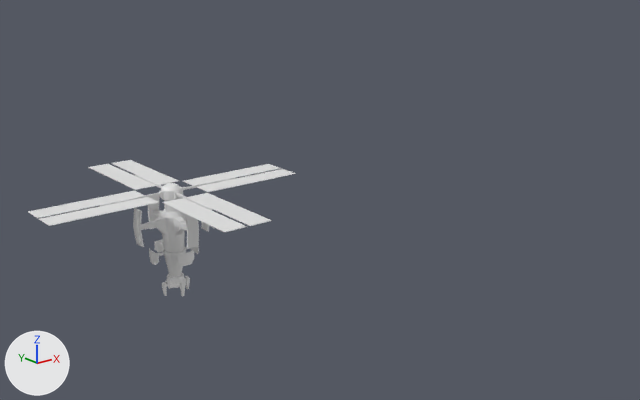
Before and after pictures for a commit that changed the Blender file Assets/Models/olc.blend.
Before and after are seen from a camera (50 mm lens) standing at (-39.8, -72.6, 30.1) and looking at (20.7, 3.1, -0.2). Every picture has the same lights, and +X, +Y and +Z are marked at lower left.

The first picture shows 'OLC'.
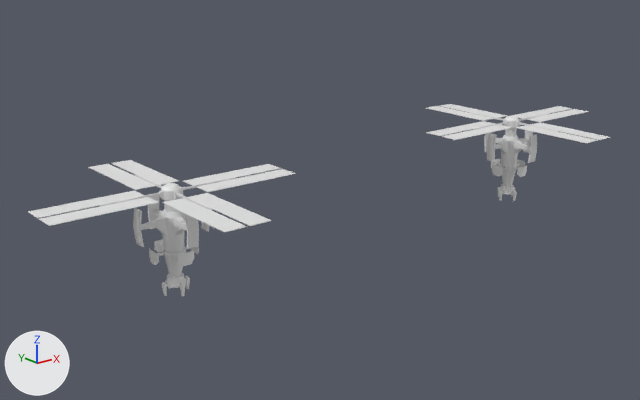
The change, as a diff of the scene's bpy script:
```diff
--- a/Assets/Models/olc.blend.py
+++ b/Assets/Models/olc.blend.py
@@ ob_olc_001 @@
+ob_olc_001 = bpy.data.objects.new('OLC.001', me_mesh.copy())  # the mesh of ob_olc
+ob_olc_001.location = (50.0, 0.0, 0.0)
+ob_olc_001.rotation_euler = (0.0, 0.0, 1.571)  # degrees (0, 0, 90)
+_m = ob_olc_001.modifiers.new('Array.001', 'ARRAY')
+_m.constant_offset_displace = (0.0, 0.0, 0.0)
+_m.use_relative_offset = False
+_m.use_object_offset = True
+_m.offset_object = ob_empty_002
+_m = ob_olc_001.modifiers.new('Array', 'ARRAY')
+_m.count = 4
+_m.constant_offset_displace = (0.0, 0.0, 0.0)
+_m.use_relative_offset = False
+_m.use_merge_vertices = True
+_m.use_object_offset = True
+_m.offset_object = ob_empty_003
+_m = ob_olc_001.modifiers.new('EdgeSplit', 'EDGE_SPLIT')
+_m.split_angle = 0.398
@@ ob_empty_003 @@
+ob_empty_003 = bpy.data.objects.new('Empty.003', None)
+ob_empty_003.location = (50.0, 0.0, 0.0)
+ob_empty_003.rotation_euler = (0.0, 0.0, 3.142)  # degrees (0, 0, 180)
@@ ob_empty_002 @@
+ob_empty_002 = bpy.data.objects.new('Empty.002', None)
+ob_empty_002.location = (50.0, 0.0, 0.0)
+ob_empty_002.scale = (-1.0, 1.0, 1.0)
```

What differs and where, as boxes (x1, y1, x2, y2) in the pictures (640 x 400 px):
'OLC.001', added
    after: (426, 104, 610, 201)
